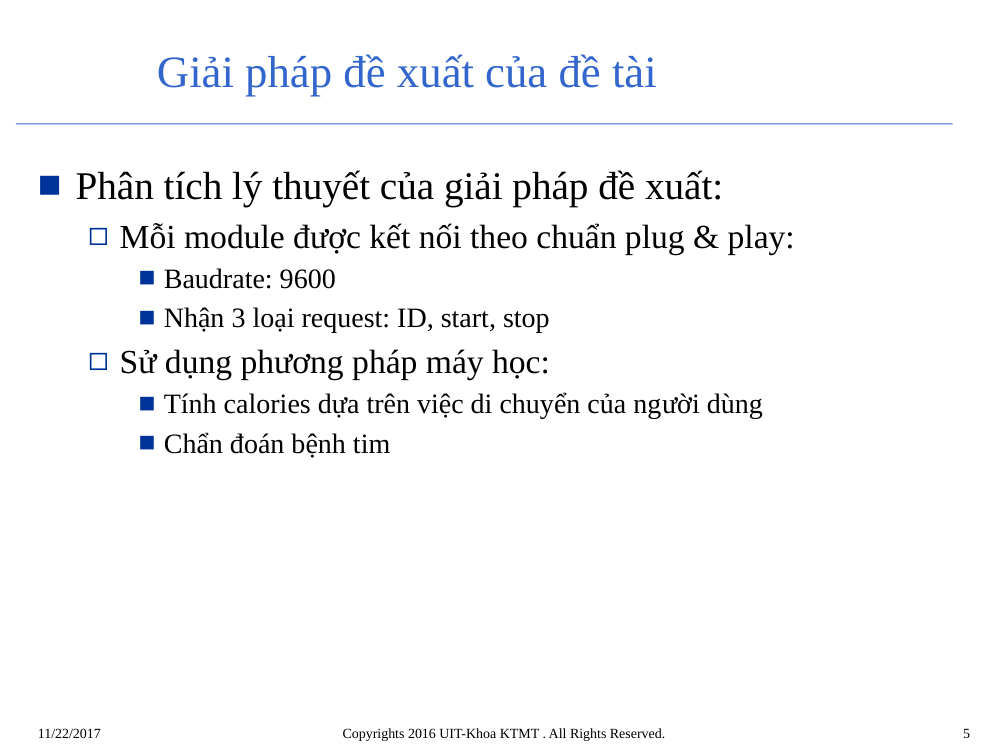
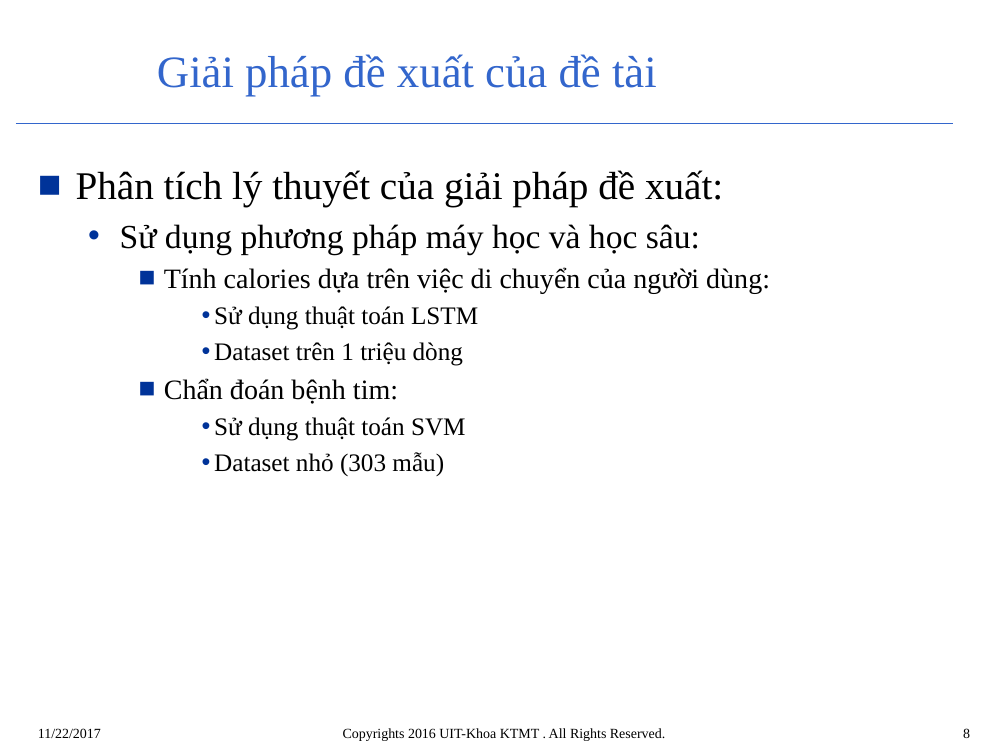
Before and after one commit to nguyenphu27/MyThesis, a slide deck: slide 8 of 00_Document/mau bao cao giua ky/Mau_BaoCao_LVTN_Trinhbay.pptx (slide 5 before the commit). Drawn at 1008x756 pixels with LibreOffice and Linux fonts; fonts in the diff are those of the drawing; background and template pictures are left out. Boxes give left, top, right and bottom in pixels: in the first picture for what was removed or moved away, otherwise in the second. Text is boxed around its words. In the diff, an @@ line names an element or a change of style, - is before the commit and + after.

```diff
--- a/00_Document/mau bao cao giua ky/Mau_BaoCao_LVTN_Trinhbay.pptx
+++ b/00_Document/mau bao cao giua ky/Mau_BaoCao_LVTN_Trinhbay.pptx
@@ text at (120, 224, 770, 476): text changed; size 20 to 18 pt @@
-  ◻ Mỗi module được kết nối theo chuẩn plug & play:
-    ■ Baudrate: 9600
-    ■ Nhận 3 loại request: ID, start, stop
-  ◻ Sử dụng phương pháp máy học:
-    ■ Tính calories dựa trên việc di chuyển của người dùng
-    ■ Chẩn đoán bệnh tim
+  • Sử dụng phương pháp máy học và học sâu:
+    ■ Tính calories dựa trên việc di chuyển của người dùng:
+      • Sử dụng thuật toán LSTM
+      • Dataset trên 1 triệu dòng
+    ■ Chẩn đoán bệnh tim:
+      • Sử dụng thuật toán SVM
+      • Dataset nhỏ (303 mẫu)
@@ page number at (963, 728, 970, 738): text changed @@
-5
+8
```
Also in this commit, not shown: 12 other slides changed, 5 slides added, 1 other file.
